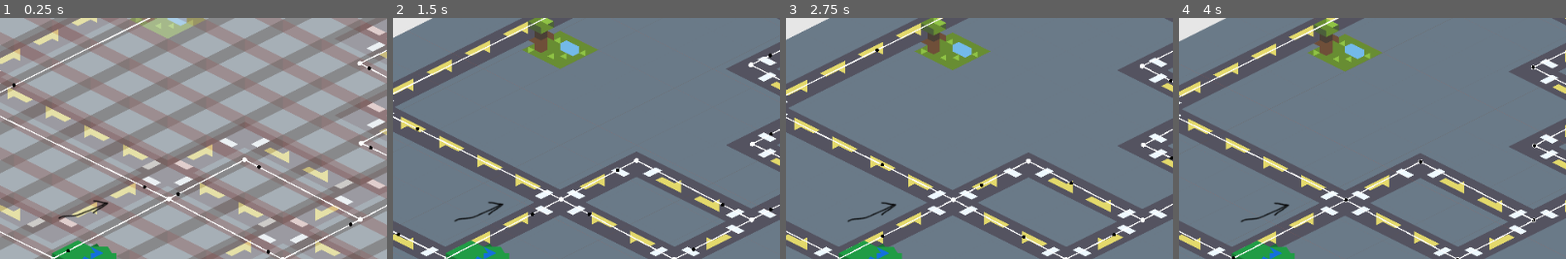
Above: before the commit, frames 1-4 (left to right).
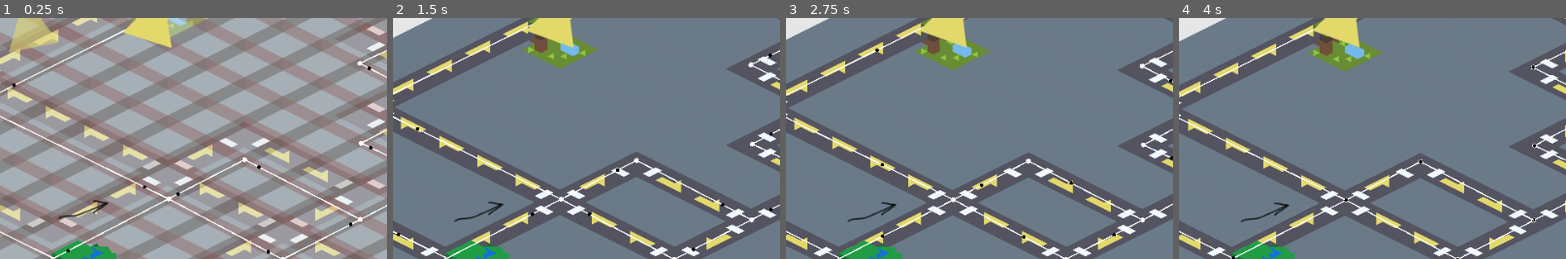
Above: after the commit, the same moments.

Repository: DevinPentecost/gmtkjam-2019
Game: Godot game, scene res://scenes/test/car_test.tscn
Two runs of this game, one before a commit and one after it. Both use one fixed random seed, a clock stepped at 60 frames per second and the inputs below. This scene is started directly instead of the project's main scene. Sound files missing from this copy of the repository are replaced by a short silence.
Inputs (mouse positions are % of the whole screen's width and height, from its top left):
- Up to frame 1 (0.25 s): no input
- Up to frame 2 (1.5 s): tap Enter at 0.5 s; move the mouse to (95, 2) at 0.52 s; hold Right (player_turn_right) 0.53-1.28 s; hold Up (player_turn_straight) 0.53-1.28 s; click (95, 2) at 0.67 s; move the mouse to (85, 10) at 1.27 s; hold Left (player_turn_left) from 1.28 s (still down); tap Up (player_turn_straight) at 1.35 s; click (85, 10) at 1.42 s
- Up to frame 3 (2.75 s): move the mouse to (94, 18) at 2.02 s; release Left (player_turn_left) at 2.03 s; hold Right (player_turn_right) from 2.03 s (still down); hold Up (player_turn_straight) from 2.03 s (still down); click (94, 18) at 2.17 s
- Up to frame 4 (4 s): move the mouse to (94, 34) at 2.77 s; release Up (player_turn_straight) at 2.78 s; tap Up (player_turn_straight) at 2.85 s; click (94, 34) at 2.92 s; move the mouse to (84, 42) at 3.52 s; release Right (player_turn_right) at 3.53 s; hold Left (player_turn_left) from 3.53 s (still down); hold Up (player_turn_straight) from 3.53 s (still down); click (84, 42) at 3.67 s
The pictures show only the part of the screen within x 38-88%, y 0-50%; the shares and areas given below are measured in that part.

The runs differ from the first frame. In frame 1, 2.2% of the frame differs, in the area x 2-45%, y 0-15%; in frame 2, 1.0%; in frame 3, 1.0%; in frame 4, 1.0%.
Error in both runs: Invalid call. Nonexistent function 'get_destination_node' in base 'Nil'. (res://objects/car/Car.gd:42)

Commit message:
cool floating map pins

Diff:
--- a/project/objects/passenger/Pin.gd
+++ b/project/objects/passenger/Pin.gd
@@ -1,11 +1,10 @@
 extends Area2D
 
 signal pin_reached
+signal pin_can_see
+signal pin_cant_see
 
-export var debug = true
-export var compass_radius = 250.0
-export(NodePath) var player
-onready var _player = get_node(player)
+export var debug = false
 
 #Tweening stuff
 var height_offset = 100.0
@@ -27,15 +26,12 @@
 func screen_entered():
 	print()
 	if _showing:
-		print("im on the screen, remove pointer")
-		print(get_viewport_transform().origin)
-	_pointer.visible = false
+		emit_signal("pin_can_see")
 
 func screen_exited():
 	if _showing:
-		print("im off the screen, show pointer")
-		print(get_viewport_transform().origin)
-		_pointer.visible = true
+		emit_signal("pin_cant_see")
+
 
 func set_showing(showing=true):
 	_showing = showing
@@ -66,12 +62,40 @@
 		emit_signal("pin_reached")
 
 func _draw():
-	if debug and _player:
-		draw_line(Vector2(0,0), _float_point, Color(255, 0, 0), 1)
+	if debug:
+		draw_line(Vector2(0,0), to_local(_float_point), Color(255, 0, 0), 1)
+		# testing canvas edges
+		draw_rect(_local_rect(_get_camera_rect()).grow(-3), Color(255, 0, 0), false)
 
+func _get_rect_intersection(somerect, somepoint):
+	# returns point along border of somerect that is closest to somepoint.
+	# if the point is inside the rect, returns null
 
-		# testing canvas edges
-		draw_rect(_local_rect(_get_camera_rect()), Color(255, 0, 0), false)
+	if somerect.has_point(somepoint):
+		return null
+
+	var center = somerect.position.linear_interpolate(somerect.end, 0.5)
+	var topleft = somerect.position
+	var bottomright = somerect.end
+	var topright = topleft
+	topright.x = bottomright.x
+	var bottomleft = bottomright
+	bottomleft.x = topleft.x
+
+	var x = Geometry.segment_intersects_segment_2d(center, somepoint, topleft, topright)
+	if x != null:
+		return x
+	x = Geometry.segment_intersects_segment_2d(center, somepoint, topright, bottomright)
+	if x != null:
+		return x
+	x = Geometry.segment_intersects_segment_2d(center, somepoint, bottomright, bottomleft)
+	if x != null:
+		return x
+	x = Geometry.segment_intersects_segment_2d(center, somepoint, bottomleft, topleft)
+	if x != null:
+		return x
+	printerr("it's really broken")
+	return null
 
 func _get_camera_rect():
 	# returns in global positioned rect!!
@@ -83,20 +107,16 @@
 func _local_rect(grect):
 	return Rect2(to_local(grect.position), grect.size)
 
-#func _get_camera_intersection(gpos):
-	# check each border of the screen
-#	Geometry.segment_intersects_segment_2d()
 
 func _process(delta):
-	var tpos = _player.global_position
-
-	var dist = (to_local(tpos).length() - compass_radius)
-	if dist > 0:
-		_float_point = to_local(tpos).normalized() * dist
+	var camrect =  _get_camera_rect().grow(-3)
+	var testpoint = _get_rect_intersection(camrect, global_position)
+	if testpoint:
+		_float_point = testpoint
+		_pointer.visible = true
 	else:
 		_pointer.visible = false
 
-	if debug and _player:
-		update()
-
-	_pointer.global_position = to_global(_float_point)
+	_pointer.global_position = _float_point
+	_pointer.set_rotation(_pointer.global_position.angle_to_point(global_position))
+	update()
